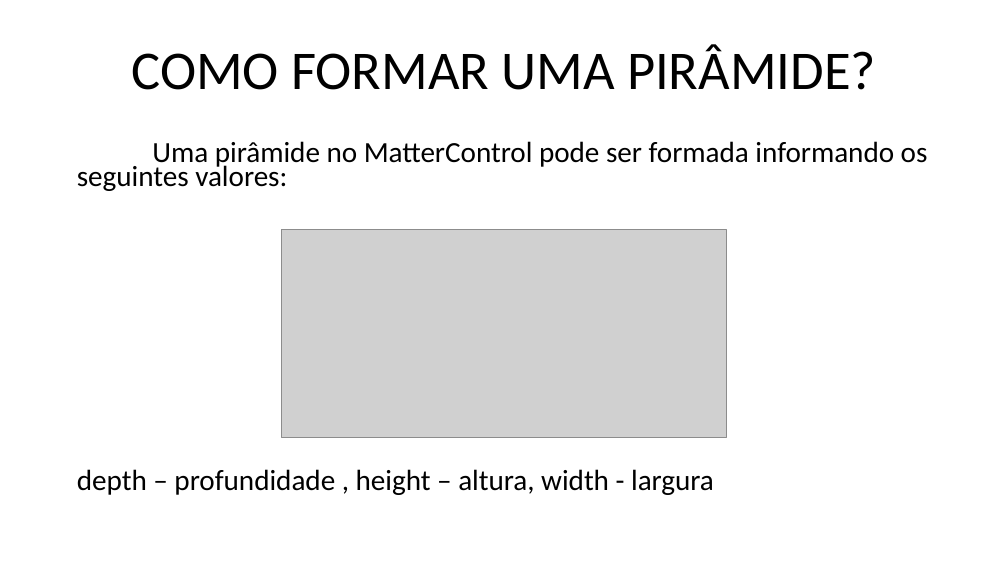
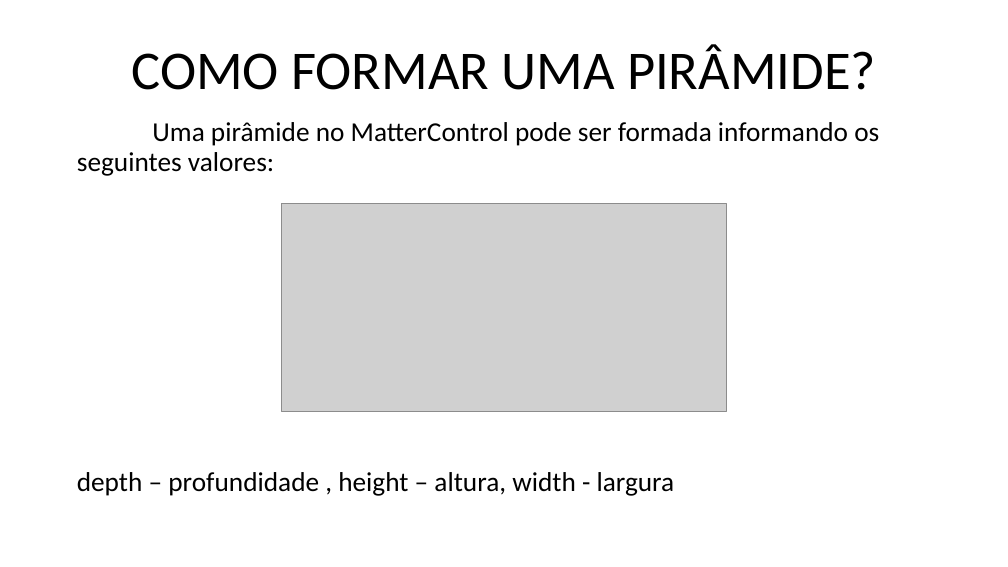
Before and after one commit to marcosdosea/ManualImpessora3D, a slide deck: slide 9 of Curso/Fundamentos de impressão 3D - Objetos.pptx. Drawn at 1008x567 pixels with LibreOffice and Linux fonts; fonts in the diff are those of the drawing; grey boxes stand for pictures. Boxes give left, top, right and bottom in pixels: in the first picture for what was removed or moved away, otherwise in the second. Text is boxed around its words. In the diff, an @@ line names an element or a change of style, - is before the commit and + after.

```diff
--- a/Curso/Fundamentos de impressão 3D - Objetos.pptx
+++ b/Curso/Fundamentos de impressão 3D - Objetos.pptx
@@ text "Uma pirâmide no MatterControl pode ..." at (77,122,879,496): size 27.8 to 26 pt; line spacing 0.7 to 0.9 @@
@@ picture: place and size @@
-picture at (282,229,727,437)
+picture at (282,203,727,411)
```
Also in this commit, not shown: 15 other slides changed, 7 slides added, 6 other files.
